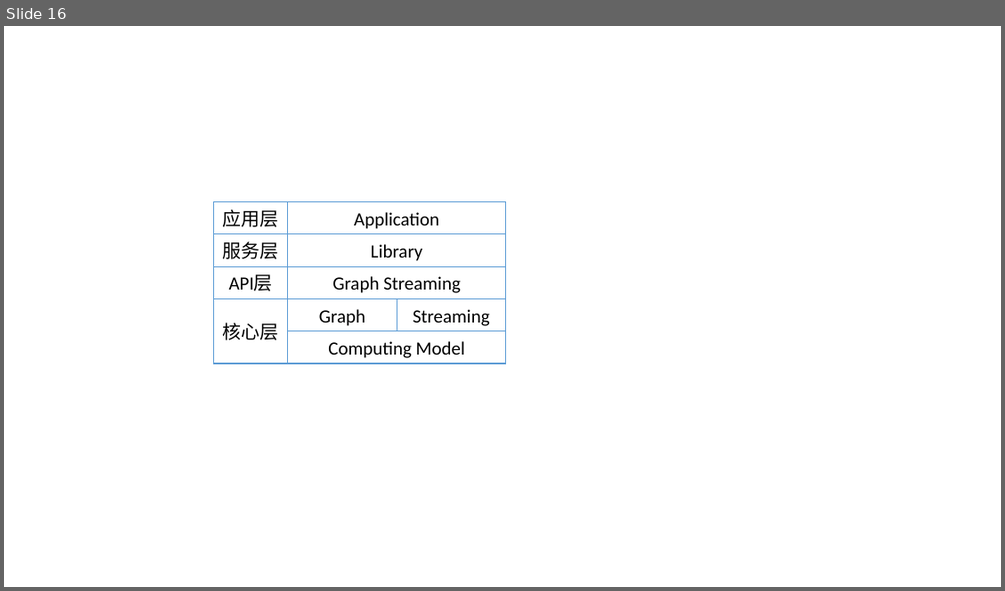
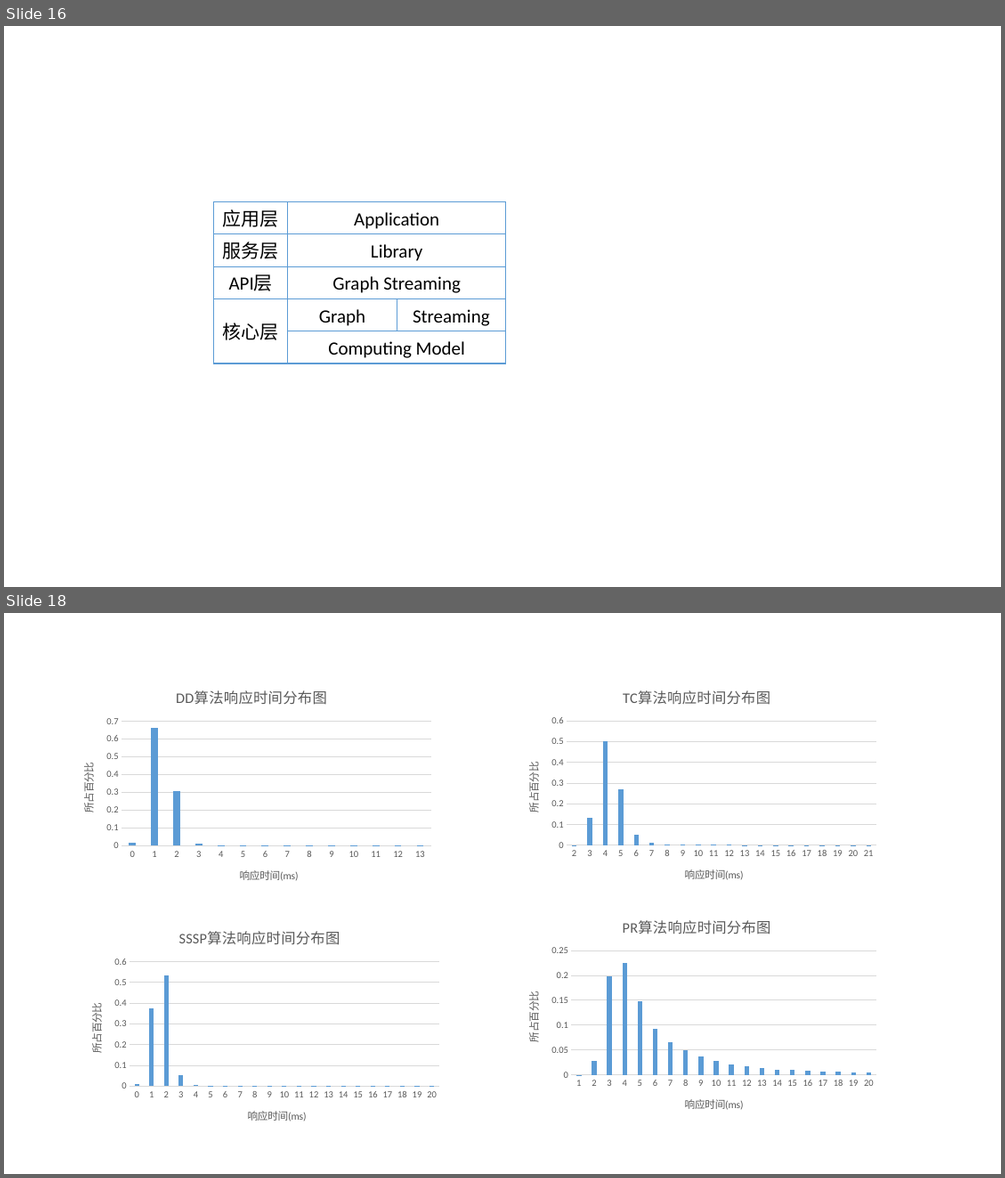
Before and after one commit to DuanSky22/GraduationThesis, a slide deck: post-graduate paper/论文画图.pptx. Shown one above the other, each under a label of ours: slide 16 before the commit, slides 16 and 18 after it; the slides between them are not shown. The pictures are 1005x591 and 1005x1178 pixels, drawn with LibreOffice and Linux fonts; fonts in the diff are those of the drawing. Boxes give left, top, right and bottom in pixels: in the first picture for what was removed or moved away, otherwise in the second. Text is boxed around its words. In the diff, an @@ line names an element or a change of style, - is before the commit and + after.

```diff
--- a/post-graduate paper/论文画图.pptx
+++ b/post-graduate paper/论文画图.pptx
@@ slide 18 added at box(4, 613, 1001, 1174), background #FFFFFF @@
@@ column chart added at box(65, 674, 438, 899) @@
+title "DD算法响应时间分布图 "
+categories: 0, 1, 2, 3, 4, 5, 6, 7, 8, 9, 10, 11, 12, 13
+Series 1: 0.02, 0.66, 0.31, 0.01, 0, 0, 0, 0, 0, 0, 0, 0, 0, 0
@@ column chart added at box(510, 674, 884, 899) @@
+title "TC算法响应时间分布图 "
+categories: 2, 3, 4, 5, 6, 7, 8, 9, 10, 11, 12, 13, 14, 15, 16, 17, 18, 19, 20, 21
+Series 1: 0, 0.13, 0.5, 0.27, 0.05, 0.01, 0, 0, 0, 0, 0, 0, 0, 0, 0, 0, 0, 0, 0, 0
@@ column chart added at box(510, 903, 884, 1127) @@
+title "PR算法响应时间分布图 "
+categories: 1, 2, 3, 4, 5, 6, 7, 8, 9, 10, 11, 12, 13, 14, 15, 16, 17, 18, 19, 20
+Series 1: 0, 0.028, 0.197, 0.225, 0.148, 0.092, 0.066, 0.05, 0.037, 0.027, 0.022, 0.017, 0.013, 0.01, 0.01, 0.009, 0.007, 0.006, 0.005, 0.004
@@ column chart added at box(73, 915, 446, 1139) @@
+title "SSSP算法响应时间分布图 "
+categories: 0, 1, 2, 3, 4, 5, 6, 7, 8, 9, 10, 11, 12, 13, 14, 15, 16, 17, 18, 19, 20
+Series 1: 0.01, 0.38, 0.53, 0.05, 0.01, 0, 0, 0, 0, 0, 0, 0, 0, 0, 0, 0, 0, 0, 0, 0, 0
```
Also in this commit, not shown: 2 other slides added, 29 other files.
